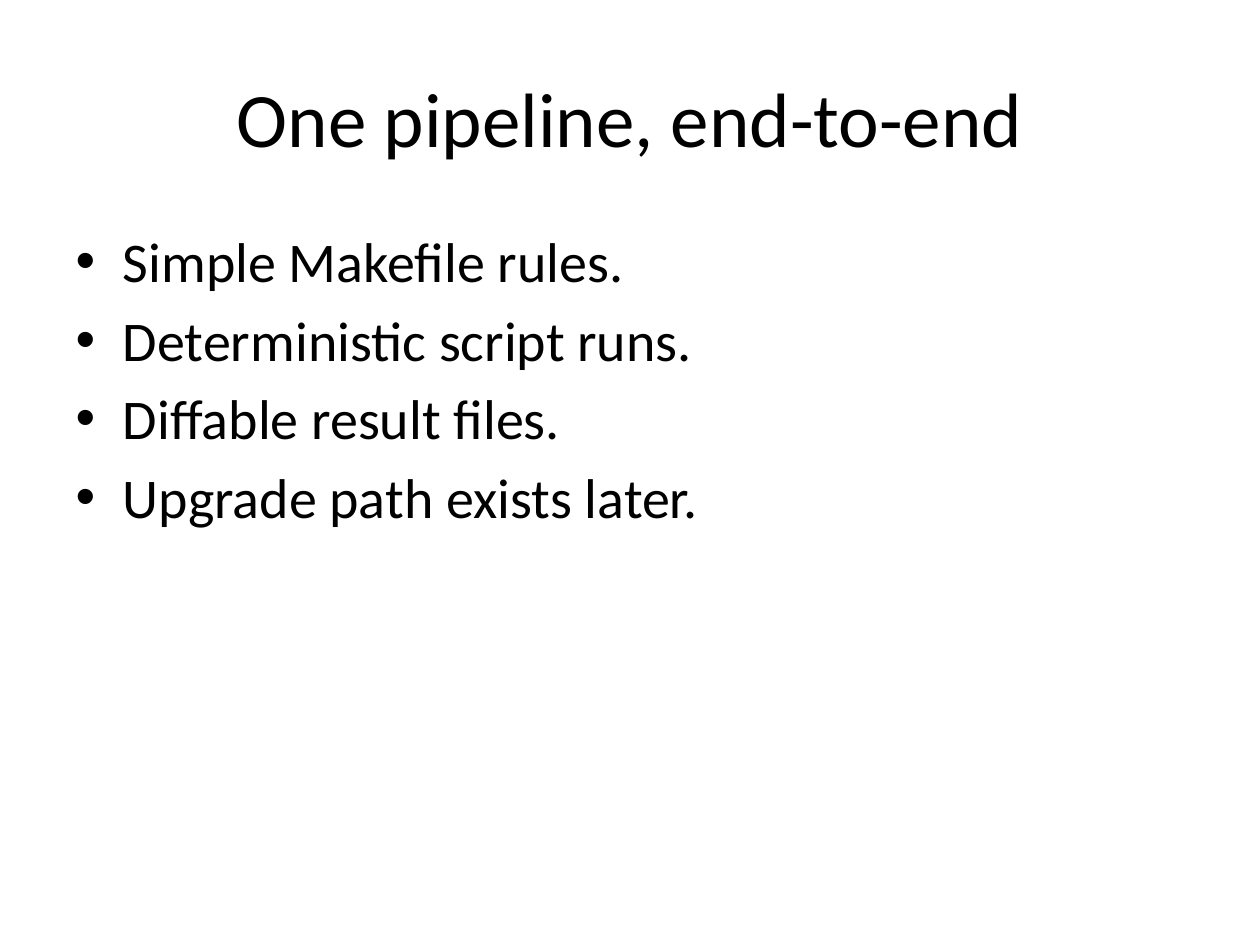
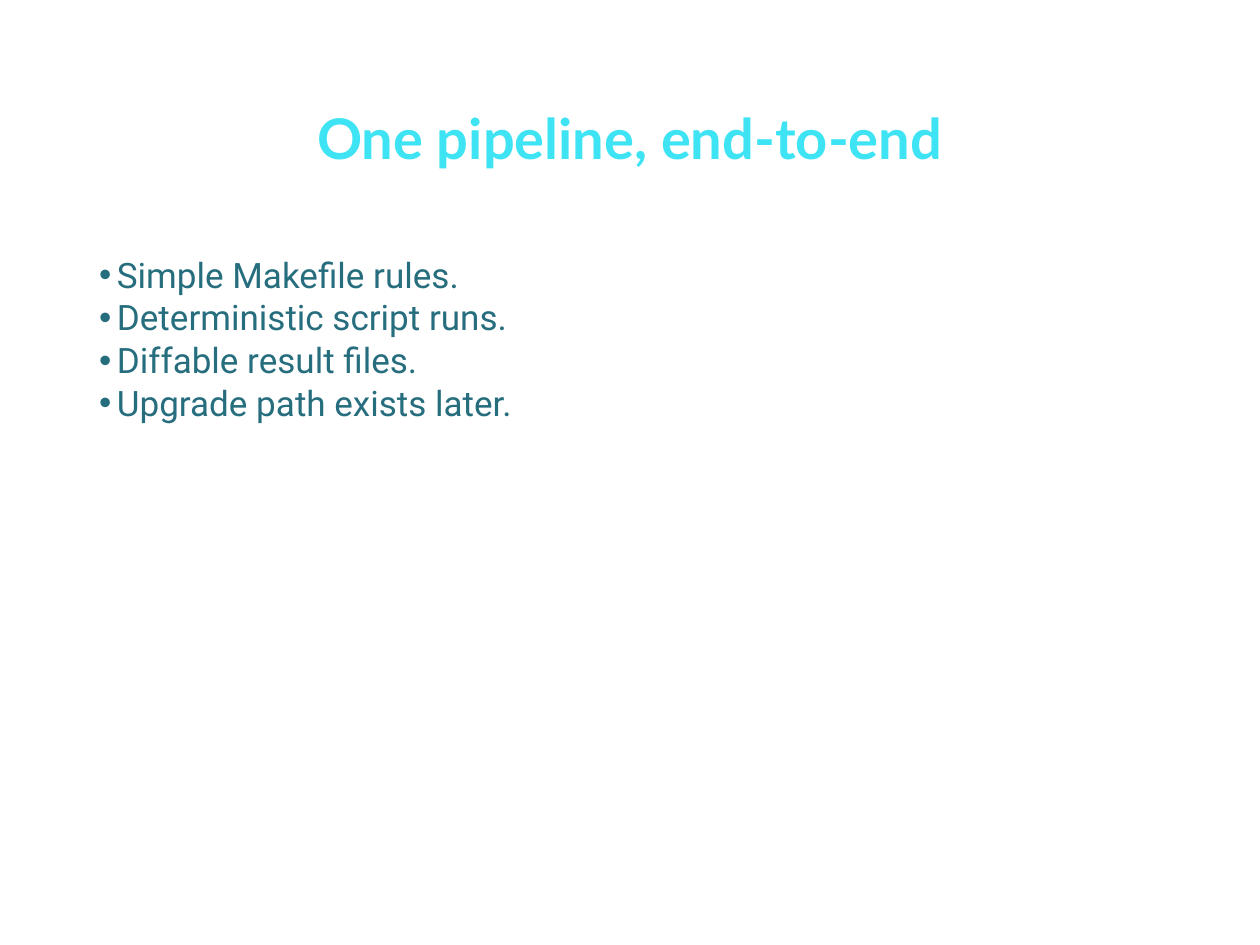
Before and after one commit to shanelindsay/agentic-r, a slide deck: slide 15 of slides/agentic-ai.pptx. Drawn at 1260x945 pixels with LibreOffice and Linux fonts; fonts in the diff are those of the drawing. Boxes give left, top, right and bottom in pixels: in the first picture for what was removed or moved away, otherwise in the second. Text is boxed around its words. In the diff, an @@ line names an element or a change of style, - is before the commit and + after.

Commit message:
Update slide template to nord theme

```diff
--- a/slides/agentic-ai.pptx
+++ b/slides/agentic-ai.pptx
@@ title "One pipeline, end-to-end": place and size @@
-title "One pipeline, end-to-end" at [237, 93, 1022, 160]
+title "One pipeline, end-to-end" at [317, 117, 942, 169]
@@ title "One pipeline, end-to-end" at [317, 117, 942, 169]: size 44 to 32 pt, font Calibri to Lato, text colour #000000 to #3EE3F4, bold on; line spacing 1 to 0.9 @@
@@ text "Simple Makefile rules.": place and size @@
-text "Simple Makefile rules." at [123, 243, 698, 528]
+text "Simple Makefile rules." at [117, 261, 512, 424]
@@ text "Simple Makefile rules." at [117, 261, 512, 424]: size 32 to 20 pt, font Calibri to Roboto, text colour #000000 to #266D7E; indent changed; line spacing 1 to 0.9; less space between paragraphs @@
```
Also in this commit, not shown: 25 other slides changed, 1 other file.
